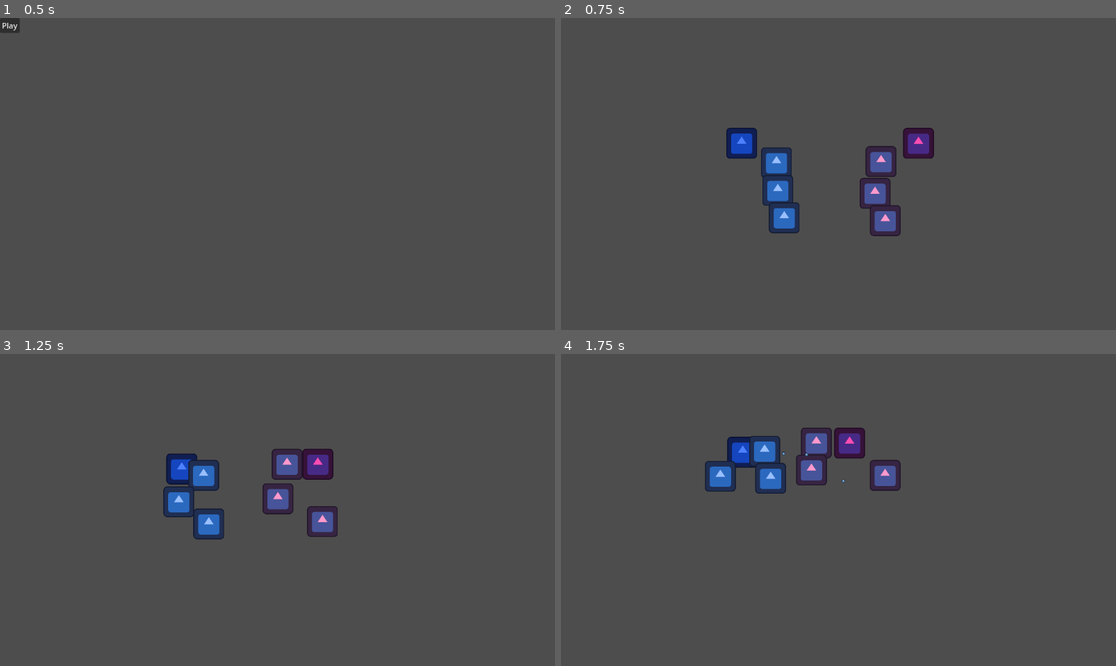
Above: before the commit, frames 1-4 (two rows, left to right).
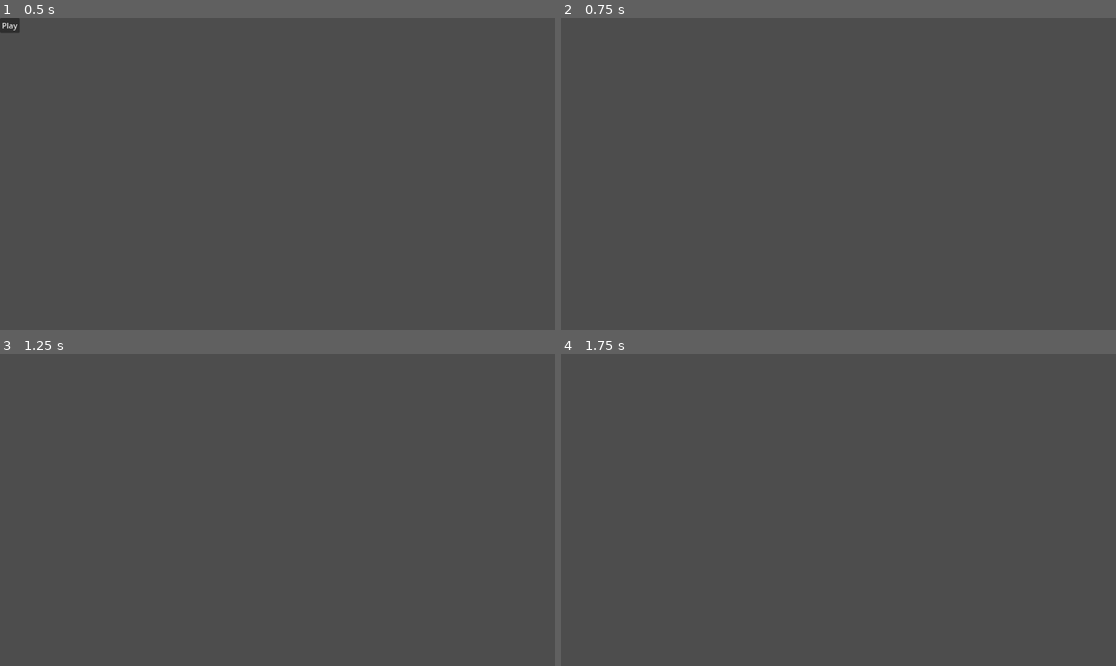
Above: after the commit, the same moments.

Repository: laurentiu-racovcen/valenced-arena
Game: Godot game, scene res://scenes/Main.tscn
Same seed, same stepped clock (60 frames per second), same inputs: the game is played once before the commit and once after it. The engine's default icon, where the game draws it, is replaced by a stand-in: a white triangle on a blue panel in a dark square.
Inputs:
- Up to frame 1 (0.5 s): no input
- Up to frame 2 (0.75 s): click "Play" at 0.5 s
- Up to frame 3 (1.25 s): no input
- Up to frame 4 (1.75 s): no input

Frame 1 is identical in both runs. In frame 2, 4.2% of the frame differs, in the area x 29-68%, y 35-70%; in frame 3, 4.3%, in the area x 29-61%, y 30-60%; in frame 4, 4.1%.
Error after the commit: Parse Error: Could not find type "Message" in the current scope. (res://scripts/agents/Agent.gd:147)

Commit message:
added agent communication

Diff:
--- a/game/scenes/agents/Agent.tscn
+++ b/game/scenes/agents/Agent.tscn
@@ -1,20 +1,24 @@
-[gd_scene load_steps=5 format=3 uid="uid://cbxmlg03fyu8e"]
+[gd_scene load_steps=6 format=3 uid="uid://cbxmlg03fyu8e"]
 
-[ext_resource type="Texture2D" uid="uid://dea53ruvjv3vg" path="res://icon.svg" id="1_blbl1"]
-[ext_resource type="Script" uid="uid://b13wtyyuft7v7" path="res://scripts/agents/Agent.gd" id="1_y8vf7"]
-[ext_resource type="Script" uid="uid://475hn1oegpoi" path="res://scripts/agents/AgentPerception.gd" id="3_hdfbc"]
+[ext_resource type="Script" uid="uid://b13wtyyuft7v7" path="res://scripts/agents/Agent.gd" id="1_s8jdv"]
+[ext_resource type="Texture2D" uid="uid://dea53ruvjv3vg" path="res://icon.svg" id="2_de4kw"]
+[ext_resource type="Script" uid="uid://475hn1oegpoi" path="res://scripts/agents/AgentPerception.gd" id="3_6qx6r"]
+[ext_resource type="Script" uid="uid://kkj5a4j1pyvk" path="res://scripts/agents/AgentComms.gd" id="4_ae3cv"]
 
 [sub_resource type="RectangleShape2D" id="RectangleShape2D_hdfbc"]
 size = Vector2(90, 110)
 
 [node name="Agent" type="CharacterBody2D"]
-script = ExtResource("1_y8vf7")
+script = ExtResource("1_s8jdv")
 
 [node name="Sprite2D" type="Sprite2D" parent="."]
-texture = ExtResource("1_blbl1")
+texture = ExtResource("2_de4kw")
 
 [node name="CollisionShape2D" type="CollisionShape2D" parent="."]
 shape = SubResource("RectangleShape2D_hdfbc")
 
 [node name="AgentPerception" type="Node" parent="."]
-script = ExtResource("3_hdfbc")
+script = ExtResource("3_6qx6r")
+
+[node name="AgentComms" type="Node" parent="."]
+script = ExtResource("4_ae3cv")
--- a/game/scripts/agents/Agent.gd
+++ b/game/scripts/agents/Agent.gd
@@ -30,20 +30,30 @@
 	_load_role_logic()
 
 func _load_role_logic():
-	var script_path := ""
+	# Șterge AI-ul vechi dacă există
+	if role_logic:
+		role_logic.queue_free()
+		role_logic = null
+
+	var logic_node = null
+
 	match role:
 		Role.LEADER:
-			script_path = "res://scripts/agents/roles/Leader.gd"
+			logic_node = Leader.new()
 		Role.ADVANCE:
-			script_path = "res://scripts/agents/roles/Advance.gd"
+			logic_node = Advance.new()
 		Role.SUPPORT:
-			script_path = "res://scripts/agents/roles/Support.gd"
+			logic_node = Support.new()
 		Role.TANK:
-			script_path = "res://scripts/agents/roles/Tank.gd"
-	if script_path != "":
-		var logic = load(script_path).new()
-		add_child(logic)
-		logic.agent = self
+			logic_node = Tank.new()
+
+	if logic_node:
+		add_child(logic_node)
+		logic_node.agent = self
+		role_logic = logic_node
+		print("[Agent._load_role_logic] %s loaded %s successfully!" % [name, logic_node.get_class()])
+	else:
+		print("[Agent._load_role_logic] %s FAILED - no logic for role %s!" % [name, Role.keys()[role]])
 
 func is_alive() -> bool:
 	return hp > 0
@@ -51,10 +61,21 @@
 func take_damage(amount: int, from_agent) -> void:
 	hp -= amount
 
+	# Cerere ajutor dacă HP critic
+	if hp > 0 and hp < max_hp * 0.3:
+		if has_node("AgentComms"):
+			var agent_comms = get_node("AgentComms")
+			# Verifică că AgentComms e complet inițializat
+			if agent_comms and agent_comms.has_method("request_assist") and agent_comms.comms_manager:
+				var urgency = 5 if hp < max_hp * 0.15 else 3
+				agent_comms.request_assist(global_position, urgency)
+				print("[Agent] %s cere ajutor! (HP: %d/%d, urgency: %d)" % [
+					id, hp, max_hp, urgency
+				])
+
 	if hp <= 0:
 		if team:
 			team.remove_member(self)
-
 		emit_signal("died", self, from_agent)
 		queue_free()
 
@@ -65,32 +86,31 @@
 	var enemies = perception.get_visible_enemies()
 	if enemies.is_empty():
 		return
-	var target = enemies[0]  # deocamdată luăm primul
+	var target = enemies[0]
 	fire_cooldown = 1.0 / fire_rate
 
 	var bullet_scene = preload("res://scenes/bullets/Bullet.tscn")
 	var bullet = bullet_scene.instantiate() as Bullet
-	get_tree().current_scene.add_child(bullet)
 
-	# direcția spre țintă
+	# Setează proprietățile ÎNAINTE de add_child
 	var dir = (target.global_position - global_position).normalized()
 	bullet.direction = dir
-	bullet.owner = self
+	bullet.shooter = self
 	bullet.damage = damage_per_shot
 
-	# îl spawnăm un pic în fața agentului, nu exact în el
+	# Spawn position
 	var spawn_offset = dir * 100.0
 	bullet.global_position = global_position + spawn_offset
+
+	# Acum adaugă în scenă
+	get_tree().current_scene.add_child(bullet)
 
 	print(name, " trage spre ", target.name, " cu dir=", dir)
 
 
 func _physics_process(delta: float) -> void:
-	# mișcare simplă de test
-	var t = Time.get_ticks_msec() / 1000.0
-	var dir = Vector2.RIGHT.rotated(t)
-	velocity = dir * move_speed
-	move_and_slide()
+	# AI-ul controlează mișcarea prin role_logic
+	# Nu mai facem mișcare aici!
 
 	fire_cooldown -= delta
 	if fire_cooldown <= 0.0:
@@ -121,3 +141,42 @@
 		else:
 			# Other roles light pink
 			sprite.modulate = Color(1.0, 0.6, 0.8)
+
+## === CALLBACKS PENTRU MESAJE === ##
+
+func on_teammate_status(message: Message) -> void:
+	# Procesare status update
+	if role_logic and role_logic.has_method("on_teammate_status"):
+		role_logic.on_teammate_status(message)
+
+func on_teammate_move(message: Message) -> void:
+	if role_logic and role_logic.has_method("on_teammate_move"):
+		role_logic.on_teammate_move(message)
+
+func on_assist_request(message: Message) -> void:
+	# Support răspunde prioritar
+	if role == Role.SUPPORT:
+		print("[Agent] %s primit ASSIST de la %s (urgency: %d)" % [
+			id, message.sender, message.content.urgency
+		])
+
+	if role_logic and role_logic.has_method("on_assist_request"):
+		role_logic.on_assist_request(message)
+
+func on_focus_target(message: Message) -> void:
+	if role_logic and role_logic.has_method("on_focus_target"):
+		role_logic.on_focus_target(message)
+
+func on_teammate_retreat(message: Message) -> void:
+	if role_logic and role_logic.has_method("on_teammate_retreat"):
+		role_logic.on_teammate_retreat(message)
+
+func on_objective_assigned(message: Message) -> void:
+	if role_logic and role_logic.has_method("on_objective_assigned"):
+		role_logic.on_objective_assigned(message)
+
+## Wrapper pentru backwards compatibility
+func receive_message(message: Message) -> void:
+	# Delegare la AgentComms
+	if has_node("AgentComms"):
+		get_node("AgentComms").receive_message(message)
--- a/game/scripts/agents/AgentComms.gd
+++ b/game/scripts/agents/AgentComms.gd
@@ -1,10 +1,207 @@
 extends Node
 class_name AgentComms
 
-func send_focus(target_agent) -> void:
-	# apel către CommsManager
-	pass
-
-func receive_message(msg: Dictionary) -> void:
-	# reacție la mesaj
-	pass
+var agent: Agent
+var comms_manager: CommsManager
+
+## Queue mesaje primite
+var received_messages: Array[Message] = []
+
+func _ready():
+	print("[AgentComms] _ready() called for agent: ", get_parent().name if get_parent() else "no parent")
+
+	agent = get_parent() as Agent
+	if not agent:
+		push_error("[AgentComms] Parent is not an Agent!")
+		return
+
+	print("[AgentComms] Waiting for agent initialization...")
+	# Așteaptă ca agentul să fie complet inițializat (team + id)
+	await get_tree().process_frame
+
+	print("[AgentComms] Agent team: ", agent.team, " - has Comms: ", agent.team.has_node("Comms") if agent.team else false)
+
+	# Găsește CommsManager în team
+	if agent.team and agent.team.has_node("Comms"):
+		comms_manager = agent.team.get_node("Comms")
+
+		# Verifică că agent.id e setat
+		if agent.id != "":
+			comms_manager.register_agent(agent.id, agent)
+			print("[AgentComms] %s registered to team comms" % agent.id)
+		else:
+			push_warning("[AgentComms] Agent ID empty, using name: %s" % agent.name)
+			comms_manager.register_agent(agent.name, agent)
+	else:
+		push_error("[AgentComms] No team or Comms node found!")
+
+## === MESSAGE SENDING === ##
+
+func send_status(targets: Array[String] = ["*"]) -> bool:
+	if not comms_manager:
+		return false
+
+	var message = Message.new(
+		Time.get_ticks_msec() / 1000.0,
+		agent.id,
+		targets,
+		Message.Type.STATUS,
+		{
+			"hp": agent.hp,
+			"max_hp": agent.max_hp,
+			"ammo": agent.ammo,
+			"position": {
+				"x": agent.global_position.x,
+				"y": agent.global_position.y
+			},
+			"state": _get_agent_state()
+		}
+	)
+
+	return comms_manager.send_message(message)
+
+func send_move_intent(target_position: Vector2, targets: Array[String] = ["*"]) -> bool:
+	if not comms_manager:
+		return false
+
+	var message = Message.new(
+		Time.get_ticks_msec() / 1000.0,
+		agent.id,
+		targets,
+		Message.Type.MOVE,
+		{
+			"x": target_position.x,
+			"y": target_position.y
+		}
+	)
+
+	return comms_manager.send_message(message)
+
+func request_assist(position: Vector2, urgency: int = 3, targets: Array[String] = ["*"]) -> bool:
+	if not comms_manager:
+		push_warning("[AgentComms] Cannot request assist - no comms_manager!")
+		return false
+
+	urgency = clampi(urgency, 1, 5)
+
+	var message = Message.new(
+		Time.get_ticks_msec() / 1000.0,
+		agent.id if agent.id != "" else agent.name,
+		targets,
+		Message.Type.ASSIST,
+		{
+			"x": position.x,
+			"y": position.y,
+			"urgency": urgency
+		}
+	)
+
+	print("[AgentComms] Sending ASSIST message from %s" % message.sender)
+	return comms_manager.send_message(message)
+
+func broadcast_focus_target(target_agent_id: String, target_position: Vector2, priority: int = 3, targets: Array[String] = ["*"]) -> bool:
+	if not comms_manager:
+		return false
+
+	priority = clampi(priority, 1, 5)
+
+	var message = Message.new(
+		Time.get_ticks_msec() / 1000.0,
+		agent.id,
+		targets,
+		Message.Type.FOCUS,
+		{
+			"target_id": target_agent_id,
+			"x": target_position.x,
+			"y": target_position.y,
+			"priority": priority
+		}
+	)
+
+	return comms_manager.send_message(message)
+
+func announce_retreat(retreat_position: Vector2, reason: String = "low_hp", targets: Array[String] = ["*"]) -> bool:
+	if not comms_manager:
+		return false
+
+	var message = Message.new(
+		Time.get_ticks_msec() / 1000.0,
+		agent.id,
+		targets,
+		Message.Type.RETREAT,
+		{
+			"x": retreat_position.x,
+			"y": retreat_position.y,
+			"reason": reason
+		}
+	)
+
+	return comms_manager.send_message(message)
+
+## === MESSAGE RECEIVING === ##
+
+func receive_message(message: Message) -> void:
+	received_messages.append(message)
+	_handle_message(message)
+
+func _handle_message(message: Message) -> void:
+	match message.message_type:
+		Message.Type.STATUS:
+			if agent.has_method("on_teammate_status"):
+				agent.on_teammate_status(message)
+		Message.Type.MOVE:
+			if agent.has_method("on_teammate_move"):
+				agent.on_teammate_move(message)
+		Message.Type.ASSIST:
+			if agent.has_method("on_assist_request"):
+				agent.on_assist_request(message)
+		Message.Type.FOCUS:
+			if agent.has_method("on_focus_target"):
+				agent.on_focus_target(message)
+		Message.Type.RETREAT:
+			if agent.has_method("on_teammate_retreat"):
+				agent.on_teammate_retreat(message)
+		Message.Type.OBJECTIVE:
+			if agent.has_method("on_objective_assigned"):
+				agent.on_objective_assigned(message)
+
+## === UTILITY === ##
+
+func _get_agent_state() -> String:
+	if not agent.is_alive():
+		return "dead"
+
+	if agent.hp < agent.max_hp * 0.3:
+		return "critical"
+	elif agent.hp < agent.max_hp * 0.5:
+		return "damaged"
+
+	if agent.ammo == 0:
+		return "no_ammo"
+	elif agent.ammo < agent.ammo_max * 0.3:
+		return "low_ammo"
+
+	var enemies = agent.perception.get_visible_enemies() if agent.perception else []
+	if enemies.size() > 0:
+		return "combat"
+
+	return "idle"
+
+func get_messages_of_type(msg_type: Message.Type) -> Array[Message]:
+	var filtered: Array[Message] = []
+	for msg in received_messages:
+		if msg.message_type == msg_type:
+			filtered.append(msg)
+	return filtered
+
+func has_messages_of_type(msg_type: Message.Type) -> bool:
+	for msg in received_messages:
+		if msg.message_type == msg_type:
+			return true
+	return false
+
+func clear_old_messages(max_age: float = 10.0) -> void:
+	var current_time = Time.get_ticks_msec() / 1000.0
+	received_messages = received_messages.filter(
+		func(msg): return (current_time - msg.timestamp) < max_age
+	)
--- a/game/scripts/agents/roles/Support.gd
+++ b/game/scripts/agents/roles/Support.gd
@@ -1,38 +1,96 @@
 extends Node
 class_name Support
+
 var agent: Agent
 
+## Tracking pentru comportament
+var current_assist_target: Agent = null
+var assist_urgency: int = 0
+var last_assist_time: float = 0.0
+
+const ASSIST_TIMEOUT: float = 10.0
+const ASSIST_DISTANCE: float = 200.0
 
 func _physics_process(delta: float) -> void:
 	if not agent or not agent.is_alive():
 		return
 
-	var comms = agent.team.comms
-	var help_req = comms.get_help_request()  # Implement it when needed
+	var target_pos: Vector2
+	var current_time = Time.get_ticks_msec() / 1000.0
 
-	var target_pos: Vector2
+	# === PRIORITY 1: Răspunde la ASSIST === #
+	if current_assist_target and current_assist_target.is_alive():
+		if current_time - last_assist_time > ASSIST_TIMEOUT:
+			print("[Support] %s timeout ASSIST pentru %s" % [agent.id, current_assist_target.id])
+			current_assist_target = null
+			assist_urgency = 0
+		else:
+			target_pos = current_assist_target.global_position
+			var distance_to_target = agent.global_position.distance_to(target_pos)
 
-	if help_req:
-		# Go help teammate
-		target_pos = help_req.global_position
+			if distance_to_target < ASSIST_DISTANCE:
+				print("[Support] %s ajunge la %s, atacă inamici!" % [agent.id, current_assist_target.id])
+				var dir = (target_pos - agent.global_position).normalized()
+				agent.velocity = dir * agent.move_speed * 0.3
+			else:
+				var dir = (target_pos - agent.global_position).normalized()
+				agent.velocity = dir * agent.move_speed * 1.2
+
+			agent.move_and_slide()
+			agent.fire_cooldown -= delta
+			if agent.fire_cooldown <= 0:
+				agent._try_shoot()
+			return
+
+	# === PRIORITY 2: Follow Tank === #
+	var tank = _get_tank()
+	if tank:
+		target_pos = tank.global_position + Vector2(-200, 50)
 	else:
-		# Follow the tank by default
-		var tank = _get_tank()
-		if tank:
-			target_pos = tank.global_position + Vector2(-200, 50)
+		var leader = agent.team.get_leader() if agent.team else null
+		if leader:
+			target_pos = leader.global_position + Vector2(-150, 0)
 		else:
 			return
 
 	var dir = (target_pos - agent.global_position).normalized()
 	agent.velocity = dir * agent.move_speed
 	agent.move_and_slide()
-
 	agent.fire_cooldown -= delta
 	if agent.fire_cooldown <= 0:
 		agent._try_shoot()
 
-func _get_tank():
+## === CALLBACK PENTRU ASSIST === ##
+func on_assist_request(message: Message) -> void:
+
+	if not agent or not agent.team:
+		return
+
+	var sender = agent.team.members.filter(func(m): return m.id == message.sender or m.name == message.sender)
+	if sender.is_empty():
+		return
+
+	var requesting_agent = sender[0]
+	var urgency = message.content.urgency
+
+	print("[Support] %s primește ASSIST de la %s (urgency: %d, current: %d)" % [
+		agent.id, requesting_agent.id, urgency, assist_urgency
+	])
+
+	if not current_assist_target or urgency > assist_urgency:
+		current_assist_target = requesting_agent
+		assist_urgency = urgency
+		last_assist_time = Time.get_ticks_msec() / 1000.0
+
+		print("[Support] %s RĂSPUNDE la ASSIST de la %s! Mergând în ajutor..." % [
+			agent.id, requesting_agent.id
+		])
+
+func _get_tank() -> Agent:
+	if not agent or not agent.team:
+		return null
+
 	for m in agent.team.members:
-		if m.role == Agent.Role.TANK:
+		if m.role == Agent.Role.TANK and m.is_alive():
 			return m
 	return null
--- a/game/scripts/bullets/Bullet.gd
+++ b/game/scripts/bullets/Bullet.gd
@@ -4,30 +4,31 @@
 @export var speed: float = 500
 var direction: Vector2 = Vector2.ZERO
 var damage: int = 10
-
 var traveled_distance: float = 0.0
 @export var max_distance: float = 2000.0
 
+var shooter: Node = null  # <- ADĂUGAT!
+
 func _ready() -> void:
-	# ca să fim siguri că se apelează _physics_process
+	# Conectează semnalul pentru coliziuni
+	body_entered.connect(_on_body_entered)
 	set_physics_process(true)
 
 func _physics_process(delta: float) -> void:
 	if direction == Vector2.ZERO:
 		return
-
 	var move_vec = direction * speed * delta
 	global_position += move_vec
+	traveled_distance += move_vec.length()
 
-	traveled_distance += move_vec.length()
 	if traveled_distance > max_distance:
 		queue_free()
 
-func _on_Bullet_body_entered(body: Node) -> void:
-	# ignorăm propriul owner, ca să nu se distrugă instant
-	if body == owner:
+func _on_body_entered(body: Node) -> void:
+	# Ignoră propriul shooter
+	if body == shooter:
 		return
 
 	if body is Agent:
-		body.take_damage(damage, owner)
+		body.take_damage(damage, shooter)
 		queue_free()
--- a/game/scripts/comms/CommsManager.gd
+++ b/game/scripts/comms/CommsManager.gd
@@ -1,32 +1,251 @@
 extends Node
 class_name CommsManager
 
-var agents: Dictionary = {}
-
-func register_agent(id: String, agent) -> void:
-	agents[id] = agent
-
-func send_message(msg: Dictionary) -> void:
-	var to := String(msg.get("to", ""))
-	if to == "*" or to == "":
-		for a in agents.values():
-			if a.id != msg.get("from"):
-				a.receive_message(msg)
-	elif agents.has(to):
-		agents[to].receive_message(msg)
-
-## Stores agents requesting help -> to be changed when implementing communication
-var help_requests: Array = []
-
-func request_help(agent: Agent):
-	if not help_requests.has(agent):
-		help_requests.append(agent)
-
-func clear_help(agent: Agent):
-	help_requests.erase(agent)
+## Signals pentru monitoring
+signal message_sent(message: Message)
+signal message_received(receiver_id: String, message: Message)
+signal message_blocked(message: Message, reason: String)
+
+## Registry agenți
+var registered_agents: Dictionary = {}  # agent_id -> Agent node
+
+## Mod de comunicare curent
+var current_mode: CommunicationMode = null
+
+## Tracking pentru restricții
+var last_message_times: Dictionary = {}  # agent_id -> timestamp
+var message_log: Array[Message] = []
+
+## Statistics
+var stats = {
+	"total_sent": 0,
+	"total_blocked": 0,
+	"blocked_by_distance": 0,
+	"blocked_by_time": 0,
+	"blocked_by_topology": 0
+}
+
+func _ready():
+	# Default: unlimited communication
+	current_mode = CommunicationMode.new(CommunicationMode.Type.UNLIMITED)
+	print("[CommsManager] Initialized with mode: ", current_mode)
+
+## === AGENT REGISTRATION === ##
+
+func register_agent(id: String, agent_node: Node) -> void:
+	if registered_agents.has(id):
+		push_warning("[CommsManager] Agent %s already registered" % id)
+	registered_agents[id] = agent_node
+	last_message_times[id] = 0.0
+	print("[CommsManager] Registered agent: %s" % id)
+
+func unregister_agent(id: String) -> void:
+	if registered_agents.has(id):
+		registered_agents.erase(id)
+		last_message_times.erase(id)
+
+## === MESSAGE SENDING === ##
+
+func send_message(message: Message) -> bool:
+	# Validare mesaj
+	var validation = message.validate()
+	if not validation.valid:
+		push_error("[CommsManager] Invalid message: %s" % validation.error)
+		return false
+
+	# Log
+	message_log.append(message)
+	stats.total_sent += 1
+	message_sent.emit(message)
+
+	# Determine destinatarii efectivi
+	var effective_targets = _resolve_targets(message)
+
+	# Trimite la fiecare target
+	var success = false
+	for target_id in effective_targets:
+		var can_send = can_send_message(message, target_id)
+
+		if can_send.can_send:
+			_deliver_message(target_id, message)
+			success = true
+		else:
+			stats.total_blocked += 1
+			_increment_block_stat(can_send.reason)
+			message_blocked.emit(message, can_send.reason)
+
+	# Update last message time
+	last_message_times[message.sender] = Time.get_ticks_msec() / 1000.0
+
+	return success
+
+func _resolve_targets(message: Message) -> Array[String]:
+	var resolved: Array[String] = []
+
+	for target in message.targets:
+		if target == "*":
+			# Broadcast la toți înafară de sender
+			for agent_id in registered_agents.keys():
+				if agent_id != message.sender:
+					resolved.append(agent_id)
+			break
+		else:
+			resolved.append(target)
+
+	return resolved
+
+func _deliver_message(target_id: String, message: Message) -> void:
+	var agent = registered_agents.get(target_id)
+	if not agent:
+		return
+
+	if agent.has_method("receive_message"):
+		agent.receive_message(message)
+		message_received.emit(target_id, message)
+
+## === VALIDATION === ##
+
+func can_send_message(message: Message, target_id: String) -> Dictionary:
+	if not registered_agents.has(target_id):
+		return {"can_send": false, "reason": "target_not_found"}
+
+	if not current_mode:
+		return {"can_send": true, "reason": ""}
+
+	match current_mode.mode_type:
+		CommunicationMode.Type.UNLIMITED:
+			return {"can_send": true, "reason": ""}
+		CommunicationMode.Type.NONE:
+			return {"can_send": false, "reason": "no_communication"}
+		CommunicationMode.Type.LIMITED_DISTANCE:
+			return _check_distance(message.sender, target_id)
+		CommunicationMode.Type.LIMITED_TIME:
+			return _check_time(message.sender)
+		CommunicationMode.Type.HUB_TOPOLOGY:
+			return _check_hub_topology(message.sender, target_id)
+		CommunicationMode.Type.RING_TOPOLOGY:
+			return _check_ring_topology(message.sender, target_id)
+		CommunicationMode.Type.NEAREST_NEIGHBORS:
+			return _check_nearest_neighbors(message.sender, target_id)
+
+	return {"can_send": true, "reason": ""}
+
+func _check_distance(sender_id: String, target_id: String) -> Dictionary:
+	var sender = registered_agents.get(sender_id)
+	var target = registered_agents.get(target_id)
+
+	if not sender or not target:
+		return {"can_send": false, "reason": "agent_not_found"}
+
+	if not sender.has("global_position") or not target.has("global_position"):
+		return {"can_send": false, "reason": "no_position"}
+
+	var distance = sender.global_position.distance_to(target.global_position)
+
+	if distance > current_mode.max_distance:
+		return {"can_send": false, "reason": "distance_exceeded"}
+
+	return {"can_send": true, "reason": ""}
+
+func _check_time(sender_id: String) -> Dictionary:
+	var current_time = Time.get_ticks_msec() / 1000.0
+	var last_time = last_message_times.get(sender_id, 0.0)
+	var elapsed = current_time - last_time
+
+	if elapsed < current_mode.cooldown:
+		return {"can_send": false, "reason": "cooldown_active"}
+
+	return {"can_send": true, "reason": ""}
+
+func _check_hub_topology(sender_id: String, target_id: String) -> Dictionary:
+	var hub_id = current_mode.hub_agent
+
+	# Hub poate trimite la oricine
+	if sender_id == hub_id:
+		return {"can_send": true, "reason": ""}
+
+	# Alții pot trimite doar la hub
+	if target_id == hub_id:
+		return {"can_send": true, "reason": ""}
+
+	return {"can_send": false, "reason": "topology_violation"}
+
+func _check_ring_topology(sender_id: String, target_id: String) -> Dictionary:
+	var allowed_target = current_mode.connections.get(sender_id, "")
+
+	if allowed_target == target_id:
+		return {"can_send": true, "reason": ""}
+
+	return {"can_send": false, "reason": "topology_violation"}
+
+func _check_nearest_neighbors(sender_id: String, target_id: String) -> Dictionary:
+	var sender = registered_agents.get(sender_id)
+	if not sender or not sender.has("global_position"):
+		return {"can_send": false, "reason": "no_position"}
+
+	var neighbors = _get_nearest_neighbors(sender_id, current_mode.neighbor_count)
+
+	if target_id in neighbors:
+		return {"can_send": true, "reason": ""}
+
+	return {"can_send": false, "reason": "topology_violation"}
+
+func _get_nearest_neighbors(agent_id: String, count: int) -> Array[String]:
+	var agent = registered_agents.get(agent_id)
+	if not agent or not agent.has("global_position"):
+		return []
+
+	var distances: Array = []
+
+	for other_id in registered_agents.keys():
+		if other_id == agent_id:
+			continue
+
+		var other = registered_agents.get(other_id)
+		if not other or not other.has("global_position"):
+			continue
+
+		var dist = agent.global_position.distance_to(other.global_position)
+		distances.append({"id": other_id, "distance": dist})
+
+	distances.sort_custom(func(a, b): return a.distance < b.distance)
+
+	var result: Array[String] = []
+	for i in range(min(count, distances.size())):
+		result.append(distances[i].id)
+
+	return result
+
+## === MODE MANAGEMENT === ##
+
+func set_mode(mode: CommunicationMode) -> void:
+	current_mode = mode
+	print("[CommsManager] Mode changed to: %s" % mode)
+
+## === STATISTICS === ##
+
+func get_statistics() -> Dictionary:
+	return stats.duplicate()
+
+func _increment_block_stat(reason: String) -> void:
+	match reason:
+		"distance_exceeded":
+			stats.blocked_by_distance += 1
+		"cooldown_active":
+			stats.blocked_by_time += 1
+		"topology_violation":
+			stats.blocked_by_topology += 1
+
+## === LEGACY COMPATIBILITY (pentru Support.gd) === ##
+
+var agents: Dictionary:
+	get: return registered_agents
 
 func get_help_request() -> Agent:
-	# return the nearest or first agent needing help
-	if help_requests.size() == 0:
-		return null
-	return help_requests[0]
+	# Find agent cu HP cel mai mic care cere ajutor
+	for msg in message_log:
+		if msg.message_type == Message.Type.ASSIST:
+			var sender = registered_agents.get(msg.sender)
+			if sender and sender.is_alive():
+				return sender
+	return null
